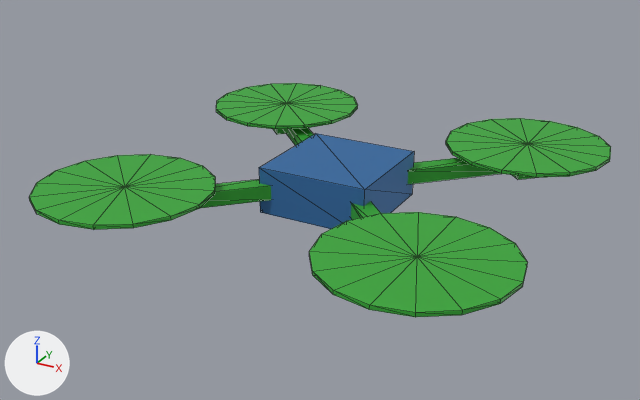
What one commit did to the glTF model public/models/quad_1.glb.
Both versions are drawn from a 50 mm lens placed at (2.01, -3.85, 1.79), pointed at (-0.06, -0.08, -0.09). The lights are fixed; the arrows at lower left show +X, +Y and +Z. The picture after the commit comes second. Mesh edges are drawn as thin lines. Vertices at exactly the same position are counted once.
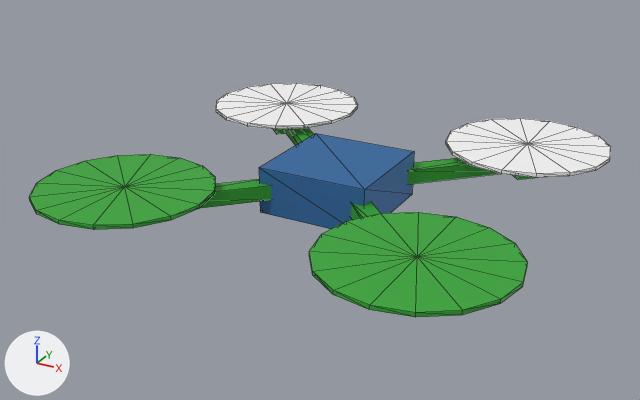
Diff of the bpy script that builds the scene:
```diff
--- a/public/models/quad_1.glb.py
+++ b/public/models/quad_1.glb.py
@@ mat_frontrotors @@
+mat_frontrotors = principled_material('frontrotors')
+mat_frontrotors.base_color = (1.0, 1.0, 1.0)  # white #ffffff
+mat_frontrotors.metallic = 0.1
@@ me_mesh_0 @@
 me_mesh_0.from_pydata(...)  # 208 vertices, 364 faces; spans x -1.23..1.23, y -1.23..1.23, z -0.12..0.12
 # used by ob_mesh_0; location = (0.0, 0.0, 0.0)
+# me_mesh_0 part 1: the loose piece of 34 vertices spanning x 0.33..1.23, y 0.33..1.23, z 0.08..0.1 is moved by (-1.56, -1.56, 0.0)
+# me_mesh_0 part 2: the loose piece of 34 vertices spanning x -1.23..-0.33, y 0.33..1.23, z 0.08..0.1 is moved by (1.56, 0.0, 0.0)
+# me_mesh_0 part 3: the loose piece of 34 vertices spanning x -1.23..-0.33, y -1.23..-0.33, z 0.08..0.1 is moved by (0.0, 1.56, 0.0)
+# me_mesh_0 part 4: all 128 faces centred in x -1.22..-0.34, y -1.22..1.22, z 0.08..0.1 switch from mat_rotors (green #36ab36) to mat_frontrotors (white #ffffff)
 me_mesh_0.materials.append(mat_body)
```

Location of each change, [x1, y1, x2, y2] in pixels of the pictures (640 x 400 px; the box of a moved part takes in the faces that stretch with it):
'Mesh_0', reshaped, recoloured (green to white)
    both: [29, 83, 611, 317]
part 1 of me_mesh_0, moved or reshaped
    before: [446, 118, 611, 178]
    after: [29, 154, 215, 230]
part 2 of me_mesh_0, moved or reshaped
    before: [216, 83, 358, 129]
    after: [446, 118, 611, 178]
part 3 of me_mesh_0, moved or reshaped
    before: [29, 154, 215, 230]
    after: [216, 83, 358, 129]
part 4 of me_mesh_0, recoloured (green to white)
    before: [216, 83, 358, 129]
    after: [216, 83, 611, 178]
